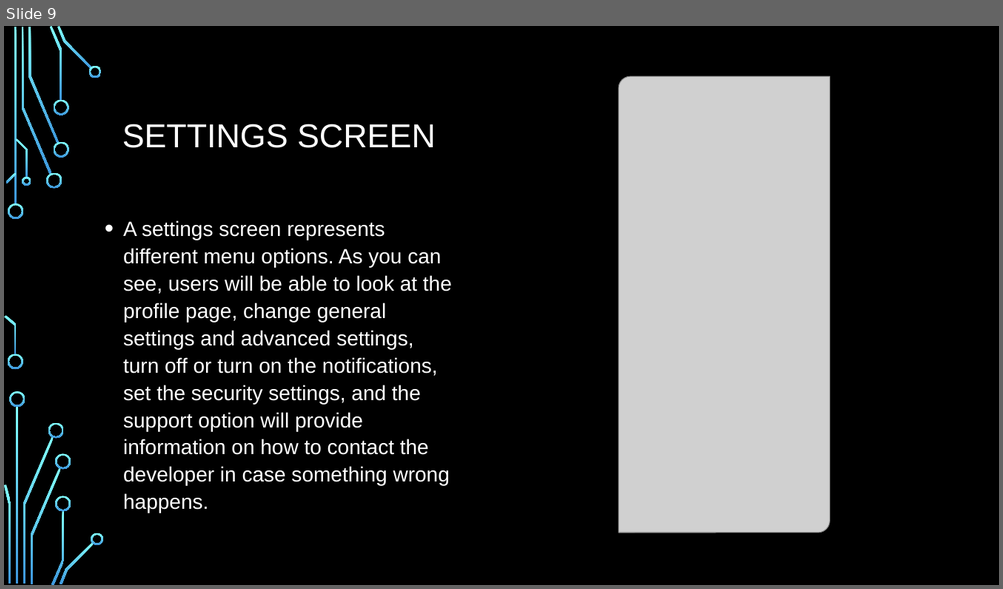
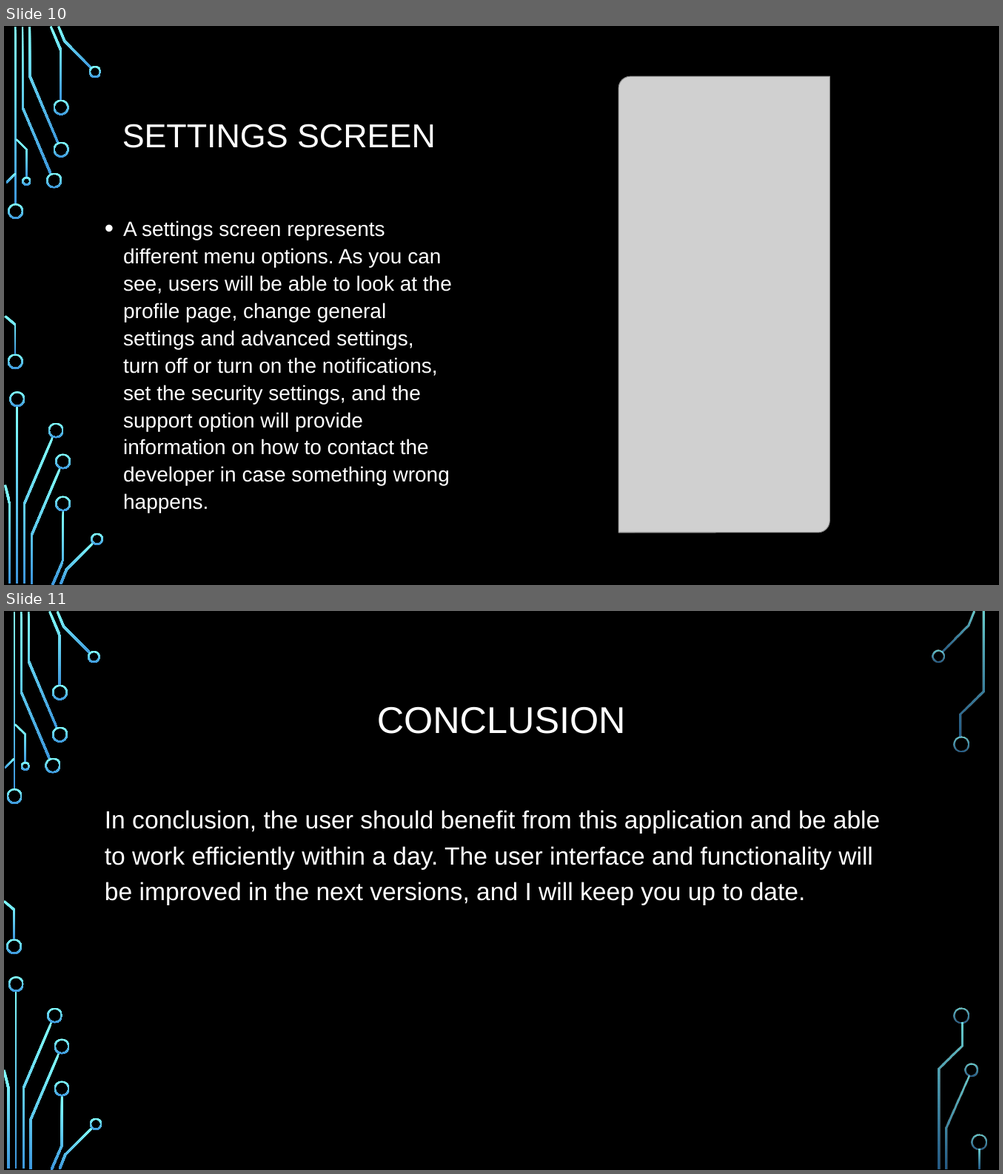
Before and after one commit to IvanZelenkov/Apex, a slide deck: Project Milestone 5/Apex.pptx. Shown one above the other, each under a label of ours: slide 9 before the commit, slides 10 and 11 after it. The pictures are 1003x589 and 1003x1174 pixels, drawn with LibreOffice and Linux fonts; fonts in the diff are those of the drawing; grey boxes stand for pictures; background and template pictures are left out. Boxes give left, top, right and bottom in pixels: in the first picture for what was removed or moved away, otherwise in the second. Text is boxed around its words. In the diff, an @@ line names an element or a change of style, - is before the commit and + after.

```diff
--- a/Project Milestone 5/Apex.pptx
+++ b/Project Milestone 5/Apex.pptx
@@ slide 11 added at <box>4,611,999,1170</box>, background picture (left out); not listed: 17 template elements that a slide beside it also shows @@
@@ title added at <box>377,706,626,734</box>, 36 pt, text #FFFFFF @@
+CONCLUSION
@@ text added at <box>105,810,880,906</box>, 24 pt, text #FFFFFF @@
+In conclusion, the user should benefit from this application and be able to work efficiently within a day. The user interface and functionality will be improved in the next versions, and I will keep you up to date.
@@ group added at <box>6,649,987,1169</box>: 19 freeform shapes @@
@@ what was slide 9 is now slide 10 @@
```
Also in this commit, not shown: 6 slides changed, 1 other slide added.
